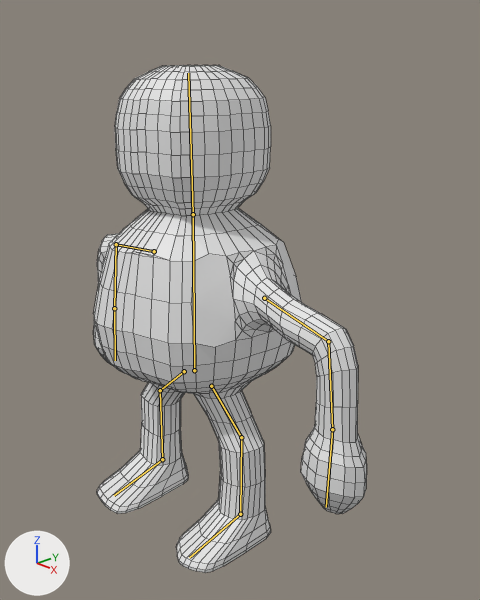
Renders of the Blender file assets/character.blend from each side of a commit.
Both versions are drawn from a 50 mm lens placed at (2.33, -1.89, 2.28), pointed at (0.16, 0.14, 1.17). The axes (+X, +Y, +Z) are drawn at lower left. The lights are the same throughout. The older version comes first. The bones that bend it are drawn over the model as lines. Mesh edges are drawn as thin lines.

Names of what the first picture shows: 'Character'.
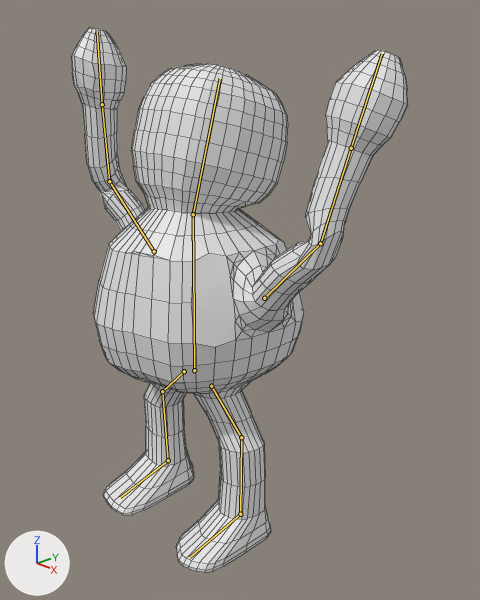
The newer file adds an action. The first version stands in its rest pose; the second is drawn at frame 50 of the action 'Arms up'.

Boxes (x1, y1, x2, y2) around the edits, measured in the pictures (480 x 600 px):
'Character', posed (23% wider, 7% taller): before (93, 65, 367, 573); after (71, 27, 408, 573)
bone 'Head', root to tip: before (193, 214) to (188, 73); after (193, 214) to (220, 78)
bone 'Upper.Arm.L', root to tip: before (264, 298) to (328, 341); after (264, 298) to (320, 243)
bone 'Lower.Arm.L', root to tip: before (328, 341) to (332, 429); after (320, 243) to (351, 148)
bone 'Upper.Arm.R', root to tip: before (154, 251) to (116, 244); after (154, 251) to (109, 181)
bone 'Lower.Arm.R', root to tip: before (116, 244) to (114, 308); after (109, 181) to (102, 104)
bone 'Upper.Leg.R', root to tip: before (184, 371) to (160, 390); after (184, 371) to (162, 391)

The edits, one by one:
Bone 'Head' (bone_head) turns from (0, 0, 0) to (-17, 0, 0) degrees about its own x, y and z.
Bone 'Upper.Arm.L' (bone_upper_arm_l) turns from (0, 0, 0) to (-7, 10, 54) degrees about its own x, y and z.
Bone 'Lower.Arm.L' (bone_lower_arm_l) turns from (0, 0, 0) to (-20, -8, 117) degrees about its own x, y and z.
Bone 'Upper.Arm.R' (bone_upper_arm_r) turns from (0, 0, 0) to (13, -35, -65) degrees about its own x, y and z.
Bone 'Lower.Arm.R' (bone_lower_arm_r) turns from (0, 0, 0) to (-51, -45, -71) degrees about its own x, y and z.
Bone 'Upper.Leg.R' (bone_upper_leg_r) turns from (0, 0, 0) to (-2, 0, 2) degrees about its own x, y and z.
